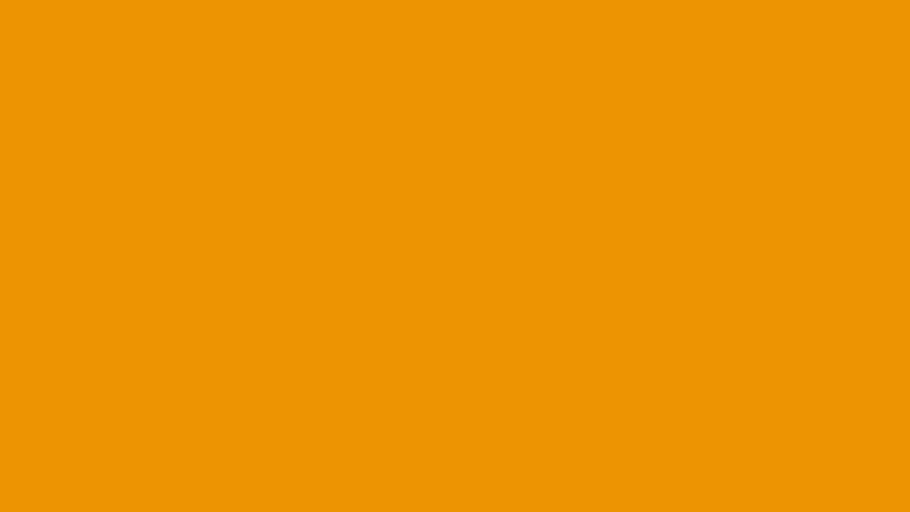
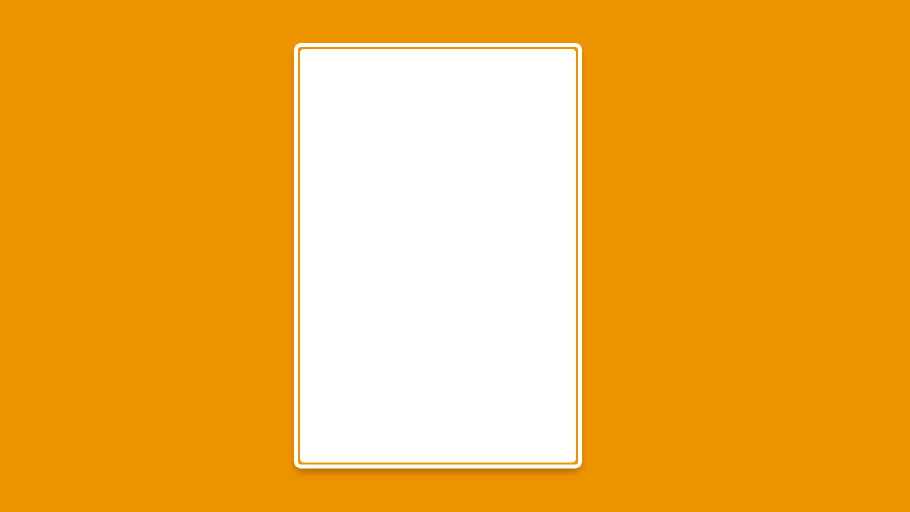
Comparing the layer stacks of the two (910, 512) images. Changes:
showed group "poster" (3 layers) over left=297, top=46, right=583, bottom=470
renamed "poster_focus Kopie" to "focus_poster", painted on it over left=297, top=46, right=583, bottom=470
renamed "poster mask" to "mask_poster", showed it, painted on it over left=300, top=49, right=576, bottom=463
